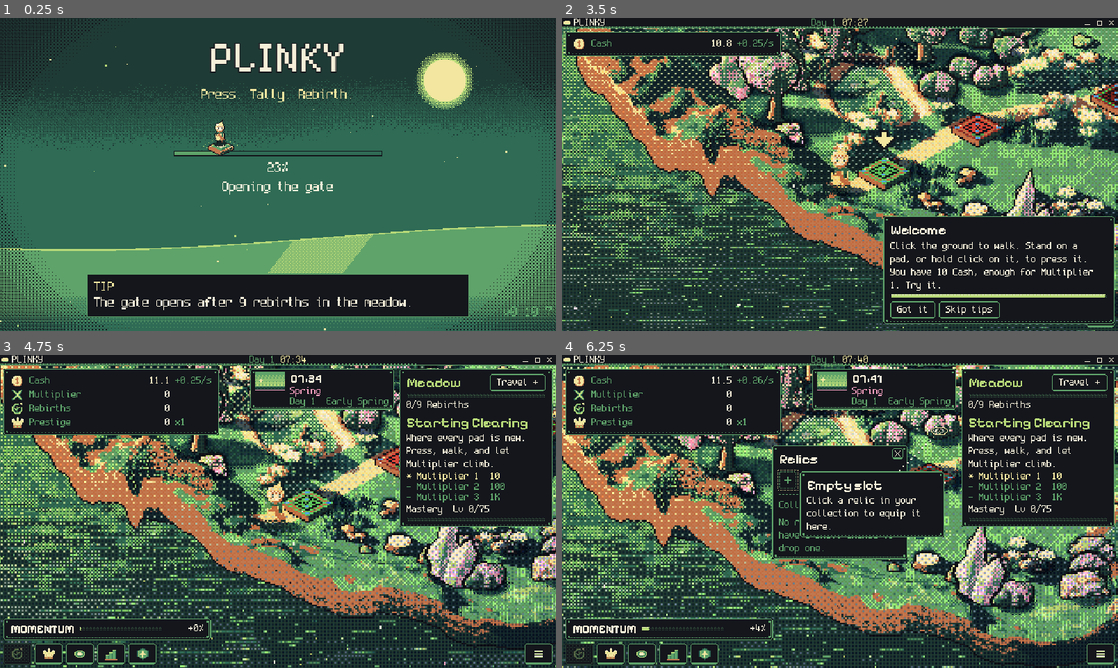
Above: before the commit, frames 1-4 (two rows, left to right).
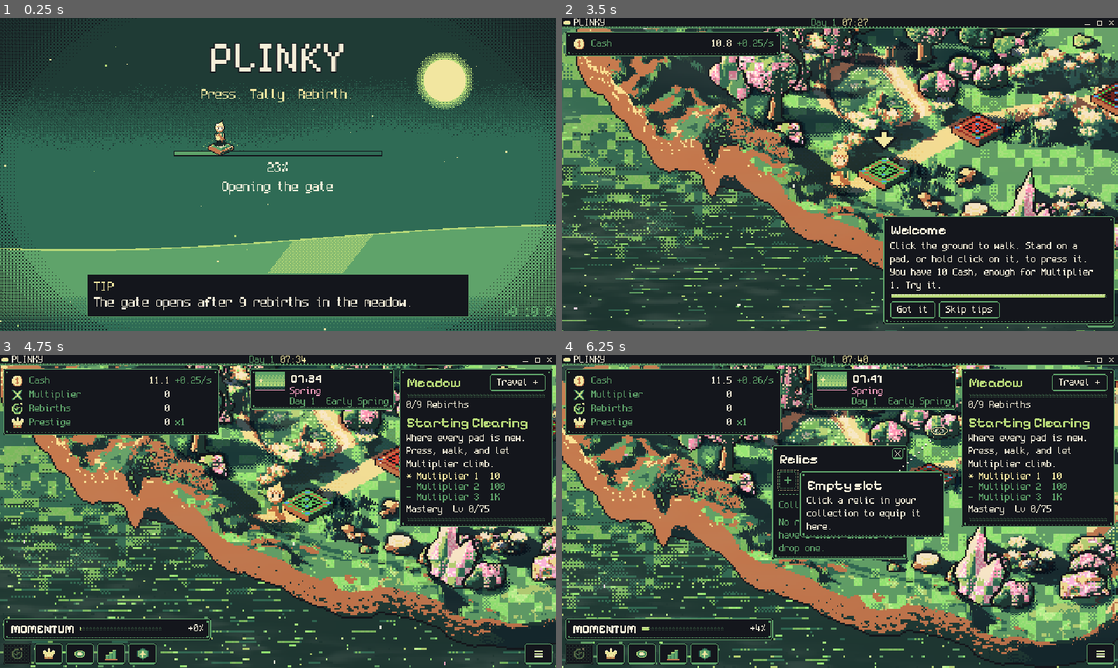
Above: after the commit, the same moments.

Repository: FreezingShock/Plinky
Game: Godot game, scene res://boot/boot.tscn
The game is run twice, just before and just after one commit, with the same random seed, the same clock (stepped at 60 frames per second) and the same inputs.
Inputs (mouse positions are in pixels of both pictures, inside the frame that each line leads up to):
- Up to frame 1 (0.25 s): no input
- Up to frame 2 (3.5 s): tap Enter (ui_accept) at 0.5, 0.77, 1.07 s; move the mouse to (962, 158) at 0.52 s; hold D 0.53-1.25 s; tap Space at 0.6 s; click (962, 158) at 0.67 s; drag from (728, 190) to (812, 237) at 1.27 s; move the mouse to (895, 105) at 2.02 s; hold D 2.03-2.75 s; tap 2 at 2.1 s; click (840, 212) at 2.75 s
- Up to frame 3 (4.75 s): click "Skip tips" at 3.5 s; drag from (250, 574) to (111, 464) at 4.27 s
- Up to frame 4 (6.25 s): move the mouse to (1006, 558) at 5.02 s; hold A (plinky_left) 5.03-5.75 s; tap 1 at 5.1 s; tap Enter (ui_accept) at 5.27, 5.57 s; tap R at 5.75 s; drag from (973, 411) to (756, 433) at 5.77 s

The runs differ from the first frame. In frame 1, less than 0.1% of the frame differs, in the area x 98-100%, y 92-96%; in frame 2, 15%; in frame 3, 16%, in the area x 0-100%, y 3-100%; in frame 4, 13%.

Commit message:
Cut dither: smooth washes for grade, light, fog, haze, rays and edge shade
Co-Authored-By: Claude Sonnet 5.5 <noreply@anthropic.com>
Claude-Session: https://claude.ai/code/session_01Pmx9dS5Y4SYwdq4ZJpRtSw

Diff:
--- a/core/build_info.gd
+++ b/core/build_info.gd
@@ -3,7 +3,7 @@
 ## Single source of truth for the game version (docs/versioning.md). Shown on the boot screen and the Update Log, stamped on feedback notes. Keep in step with the
 ## export presets' file_version / short_version and the release tag.
 
-const VERSION: String = "0.10.7"
+const VERSION: String = "0.10.8"
 
 const CHANGELOG_PATH: String = "res://CHANGELOG.md"
 
--- a/render/shaders/day_night.gdshader
+++ b/render/shaders/day_night.gdshader
@@ -72,12 +72,8 @@
 	} else if (wr > 0.5) {
 		m *= mix(vec3(1.0), pool_tint, 0.4);
 	}
-	// grade uses the opposite half of the matrix so it reads as a second, offset pattern
-	if (1.0 - thr < grade_amount) {
-		m *= grade_col;
-	}
-	if (thr > 1.0 - rain * 0.5) {
-		m *= rain_tint;
-	}
+	// the time-of-day grade and rain are solid tints: a smooth change over hours, never a screen-wide pattern
+	m *= mix(vec3(1.0), grade_col, clamp(grade_amount, 0.0, 1.0));
+	m *= mix(vec3(1.0), rain_tint, clamp(rain * 0.5, 0.0, 1.0));
 	COLOR = vec4(m, 1.0);
 }
--- a/render/shaders/god_rays.gdshader
+++ b/render/shaders/god_rays.gdshader
@@ -35,9 +35,6 @@
 	shaft = pow(shaft, 1.6);
 	float fall = 1.0 - smoothstep(reach * 0.25, reach, length(v));
 	float inten = shaft * fall * amount;
-	if (inten > bayer4(t) * 0.55 + 0.06) {
-		COLOR = vec4(ray_col * ray_col * 0.36, 1.0);   // squared: keeps the colour warm instead of washing to grey
-	} else {
-		COLOR = vec4(0.0);
-	}
+	// soft shafts, no dither. Squared colour keeps it warm instead of washing to grey.
+	COLOR = vec4(ray_col * ray_col * 0.36, clamp(inten * 0.55, 0.0, 0.4));
 }
--- a/render/shaders/ground_fog.gdshader
+++ b/render/shaders/ground_fog.gdshader
@@ -41,9 +41,6 @@
 	float far_k = 1.0 - clamp((p.y - top_y) / span_y, 0.0, 1.0);
 	float n = vnoise(vec2((p.x - drift) * 0.018, p.y * 0.07)) * 0.6 + vnoise(vec2((p.x - drift * 1.8) * 0.045 + 11.0, p.y * 0.16)) * 0.4;
 	float dens = amount * smoothstep(0.32, 0.78, n) * (0.35 + 0.65 * far_k);
-	if (dens > bayer4(t) * 0.6 + 0.04) {
-		COLOR = vec4(fog_col, 0.55);
-	} else {
-		COLOR = vec4(0.0);
-	}
+	// soft alpha, no dither: fog is a gentle wash over the ground
+	COLOR = vec4(fog_col, clamp(dens * 0.5, 0.0, 0.5));
 }
--- a/render/shaders/ground_light.gdshader
+++ b/render/shaders/ground_light.gdshader
@@ -70,7 +70,7 @@
 				int cnt = RAMP_LEN[code] - 1;
 				float v = clamp(l, 0.0, 0.9999) * float(cnt);
 				float lo = floor(v);
-				float f = clamp((v - lo - 0.30) / 0.40, 0.0, 1.0);
+				float f = clamp((v - lo - 0.44) / 0.12, 0.0, 1.0);   // a narrow blend band: steps are solid, the dither only softens the seam
 				int step_i = int(lo) + ((f > thr && int(lo) < cnt) ? 1 : 0);
 				c.rgb = PAL[RAMP_IDX[RAMP_START[code] + step_i]];
 			}
@@ -87,8 +87,8 @@
 	}
 	// depth fog: the far (top) rows fade toward the haze colour, dithered
 	float far_k = pow(1.0 - UV.y, 1.6) * fog_amt;
-	if (c.a > 0.5 && far_k > thr) {
-		c.rgb = mix(c.rgb, fog_col, 0.6);
+	if (c.a > 0.5) {
+		c.rgb = mix(c.rgb, fog_col, clamp(far_k, 0.0, 1.0) * 0.6);
 	}
 	if (debug_view == 1) {
 		c = base;
--- a/render/shaders/light_grade.gdshader
+++ b/render/shaders/light_grade.gdshader
@@ -34,24 +34,18 @@
 void fragment() {
 	vec3 c = texture(screen_tex, SCREEN_UV).rgb;
 	ivec2 t = ivec2(floor(wpos));
-	float thr = bayer4(t);
-	float thr2 = 1.0 - thr;
 	float lum = dot(c, vec3(0.299, 0.587, 0.114));
 	vec2 q = (floor(wpos) + vec2(0.5) - area_center) / area_half;   // one value per world texel
 	float side = clamp(dot(q, normalize(sun_dir)) * 0.9, -1.0, 1.0) * side_amount;
-	// sun side: lift and warm. away side: shade and cool.
-	if (side > 0.0 && thr < side) {
-		c = c * (1.0 + lift) * mix(vec3(1.0), light_col * 1.25, 0.65);
-	} else if (side < 0.0 && thr < -side) {
-		c *= shade_col;
-	}
-	// luminance split on the offset half of the matrix, so the two patterns interleave
+	// sun side: lift and warm. away side: shade and cool. A smooth wash, not a pattern.
+	float sp = max(side, 0.0);
+	float sn = max(-side, 0.0);
+	c = c * mix(vec3(1.0), (1.0 + lift) * mix(vec3(1.0), light_col * 1.25, 0.65), sp * 0.5);
+	c *= mix(vec3(1.0), shade_col, sn * 0.5);
+	// luminance split: highlights warm, shadows cool, smoothly
 	float hi = smoothstep(0.66, 0.95, lum) * split_amount;
 	float lo = (1.0 - smoothstep(0.12, 0.45, lum)) * split_amount;
-	if (thr2 < hi) {
-		c = c * (1.0 + lift * 0.6) * mix(vec3(1.0), light_col * 1.2, 0.7);
-	} else if (thr < lo) {
-		c *= shade_col * 0.9;
-	}
+	c = c * mix(vec3(1.0), (1.0 + lift * 0.6) * mix(vec3(1.0), light_col * 1.2, 0.7), hi * 0.6);
+	c *= mix(vec3(1.0), shade_col * 0.9, lo * 0.6);
 	COLOR = vec4(clamp(c, 0.0, 1.0), 1.0);
 }
--- a/render/shaders/sky_haze.gdshader
+++ b/render/shaders/sky_haze.gdshader
@@ -79,11 +79,10 @@
 	// mist is the cool, pale part: the haze colour pulled toward grey so a sunset does not paint the water orange
 	vec3 mist_col = mix(vec3(dot(haze_col, vec3(0.299, 0.587, 0.114))), haze_col, 0.3);
 	float mist_d = m * 0.7;
-	if (thr < mist_d && mist_d >= dens) {
-		COLOR = vec4(mist_col, 0.5);
-	} else if (thr < dens) {
-		COLOR = vec4(haze_col, 0.62);   // one fixed step toward the haze colour; the dither does the fade
+	// smooth alpha, no dither: haze and mist are soft washes
+	if (mist_d >= dens) {
+		COLOR = vec4(mist_col, clamp(mist_d * 0.5, 0.0, 0.5));
 	} else {
-		COLOR = vec4(0.0);
+		COLOR = vec4(haze_col, clamp(dens * 0.62, 0.0, 0.62));
 	}
 }
--- a/render/shaders/vignette.gdshader
+++ b/render/shaders/vignette.gdshader
@@ -33,10 +33,8 @@
 	vec2 q = (tc - area_center) / area_half;
 	float d = length(q * vec2(0.9, 1.15));
 	float v = smoothstep(0.80, 1.30, d) * strength;
-	float thr = bayer4(ivec2(floor(wt)));
-	vec3 m = vec3(1.0);
-	if (thr < v) {
-		m = (thr < v * 0.4) ? deep : tint;
-	}
+	// a smooth, quiet edge shade (no dither): toward the tint, then a little deeper at the very edge
+	vec3 m = mix(vec3(1.0), tint, clamp(v * 1.6, 0.0, 1.0));
+	m = mix(m, deep, clamp((v - 0.3) * 0.8, 0.0, 0.4));
 	COLOR = vec4(m, 1.0);
 }
--- a/render/shaders/wind_sway.gdshader
+++ b/render/shaders/wind_sway.gdshader
@@ -67,7 +67,7 @@
 				int cnt = RAMP_LEN[code] - 1;
 				float v = clamp(l, 0.0, 0.9999) * float(cnt);
 				float lo = floor(v);
-				float f = clamp((v - lo - 0.30) / 0.40, 0.0, 1.0);
+				float f = clamp((v - lo - 0.44) / 0.12, 0.0, 1.0);   // a narrow blend band: steps are solid, the dither only softens the seam
 				int step_i = int(lo) + ((f > bayer4(ivec2(floor(wpos))) && int(lo) < cnt) ? 1 : 0);
 				c.rgb = PAL[RAMP_IDX[RAMP_START[code] + step_i]];
 			}
Not shown, changed: export_presets.cfg
Not shown, changed: render/shaders/season.gdshaderinc
Not shown, changed: CHANGELOG.md
Not shown, changed: docs/decisions.md
